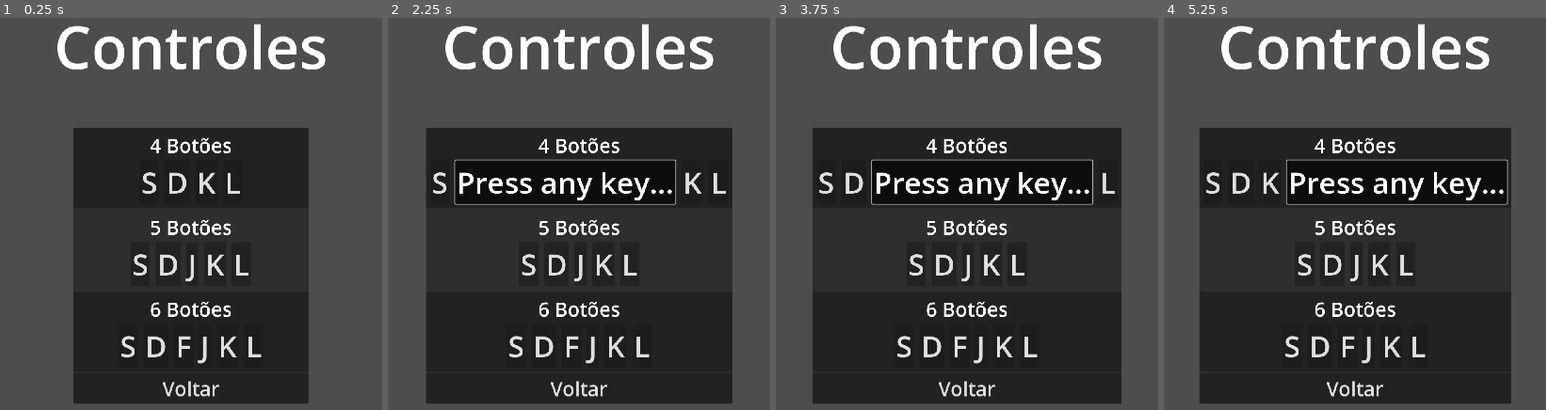
Above: before the commit, frames 1-4 (left to right).
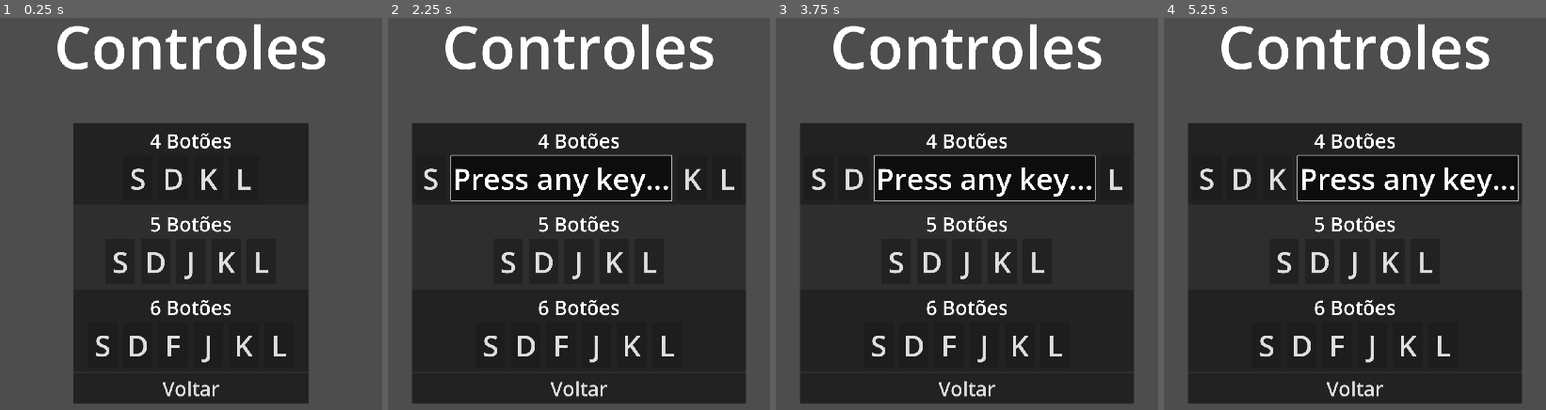
Above: after the commit, the same moments.

Repository: NothermanVEVO/June
Game: Godot game, scene res://Screens/ControlsScreen.tscn
The game is run twice, just before and just after one commit, with the same random seed, the same clock (stepped at 60 frames per second) and the same inputs. This scene is started directly instead of the project's main scene.
Inputs:
- Up to frame 1 (0.25 s): no input
- Up to frame 2 (2.25 s): click "S" at 0.5 s; click "Press any key..." at 1.25 s; click "D" at 2 s
- Up to frame 3 (3.75 s): click "Press any key..." at 2.75 s; click "K" at 3.5 s
- Up to frame 4 (5.25 s): click "Press any key..." at 4.25 s; click "L" at 5 s

The runs differ from the first frame. In frame 1, 4.6% of the frame differs, in the area x 19-81%, y 26-89%; in frame 2, 12%, in the area x 6-94%, y 26-99%; in frame 3, 12%; in frame 4, 11%.

Commit message:
2025/09/16 - 004
- Improved the Control Screen.

Diff:
--- a/june/Editor/Editor Composer.tscn
+++ b/june/Editor/Editor Composer.tscn
@@ -42,6 +42,7 @@
 
 [node name="File" type="PopupMenu" parent="MenuBar/MenuBar"]
 title = "File"
+size = Vector2i(100, 143)
 item_count = 5
 item_0/text = "New file"
 item_0/id = 0
--- a/june/Screens/ControlsScreen.gd
+++ b/june/Screens/ControlsScreen.gd
@@ -26,25 +26,25 @@
 	var dict := Global.get_settings_dictionary()
 
 	## 4 KEYS
-	first_four_keys_button.text = OS.get_keycode_string(dict[first_four_keys_button.name])
-	second_four_keys_button.text = OS.get_keycode_string(dict[second_four_keys_button.name])
-	third_four_keys_button.text = OS.get_keycode_string(dict[third_four_keys_button.name])
-	fourth_four_keys_button.text = OS.get_keycode_string(dict[fourth_four_keys_button.name])
+	first_four_keys_button.text = char(dict[first_four_keys_button.name])
+	second_four_keys_button.text = char(dict[second_four_keys_button.name])
+	third_four_keys_button.text = char(dict[third_four_keys_button.name])
+	fourth_four_keys_button.text = char(dict[fourth_four_keys_button.name])
 
 	## 5 KEYS
-	first_five_keys_button.text = OS.get_keycode_string(dict[first_five_keys_button.name])
-	second_five_keys_button.text = OS.get_keycode_string(dict[second_five_keys_button.name])
-	third_five_keys_button.text = OS.get_keycode_string(dict[third_five_keys_button.name])
-	fourth_five_keys_button.text = OS.get_keycode_string(dict[fourth_five_keys_button.name])
-	fifth_five_keys_button.text = OS.get_keycode_string(dict[fifth_five_keys_button.name])
+	first_five_keys_button.text = char(dict[first_five_keys_button.name])
+	second_five_keys_button.text = char(dict[second_five_keys_button.name])
+	third_five_keys_button.text = char(dict[third_five_keys_button.name])
+	fourth_five_keys_button.text = char(dict[fourth_five_keys_button.name])
+	fifth_five_keys_button.text = char(dict[fifth_five_keys_button.name])
 
 	## 6 KEYS
-	first_six_keys_button.text = OS.get_keycode_string(dict[first_six_keys_button.name])
-	second_six_keys_button.text = OS.get_keycode_string(dict[second_six_keys_button.name])
-	third_six_keys_button.text = OS.get_keycode_string(dict[third_six_keys_button.name])
-	fourth_six_keys_button.text = OS.get_keycode_string(dict[fourth_six_keys_button.name])
-	fifth_six_keys_button.text = OS.get_keycode_string(dict[fifth_six_keys_button.name])
-	sixth_six_keys_button.text = OS.get_keycode_string(dict[sixth_six_keys_button.name])
+	first_six_keys_button.text = char(dict[first_six_keys_button.name])
+	second_six_keys_button.text = char(dict[second_six_keys_button.name])
+	third_six_keys_button.text = char(dict[third_six_keys_button.name])
+	fourth_six_keys_button.text = char(dict[fourth_six_keys_button.name])
+	fifth_six_keys_button.text = char(dict[fifth_six_keys_button.name])
+	sixth_six_keys_button.text = char(dict[sixth_six_keys_button.name])
 
 func _on_return_pressed() -> void:
 	get_tree().change_scene_to_packed(Global._SETTING_SCREEN_SCENE)
@@ -74,7 +74,7 @@
 		#set_process_unhandled_key_input(true)
 	else:
 		var dict := Global.get_settings_dictionary()
-		button_toggled.text = OS.get_keycode_string(dict[button_toggled.name])
+		button_toggled.text = char(dict[button_toggled.name])
 		_button_toggled_on.release_focus()
 		_button_toggled_on = null
 
--- a/june/Screens/ControlsScreen.tscn
+++ b/june/Screens/ControlsScreen.tscn
@@ -81,28 +81,28 @@
 theme_override_constants/separation = 15
 
 [node name="1_4k" type="Button" parent="MarginContainer/PanelContainer/VBoxContainer/4/4 Buttons/VBoxContainer/HBoxContainer"]
-layout_mode = 2
-theme_override_font_sizes/font_size = 75
-toggle_mode = true
-text = "X"
+custom_minimum_size = Vector2(75, 115)
+layout_mode = 2
+theme_override_font_sizes/font_size = 75
+toggle_mode = true
 
 [node name="2_4k" type="Button" parent="MarginContainer/PanelContainer/VBoxContainer/4/4 Buttons/VBoxContainer/HBoxContainer"]
-layout_mode = 2
-theme_override_font_sizes/font_size = 75
-toggle_mode = true
-text = "X"
+custom_minimum_size = Vector2(75, 115)
+layout_mode = 2
+theme_override_font_sizes/font_size = 75
+toggle_mode = true
 
 [node name="3_4k" type="Button" parent="MarginContainer/PanelContainer/VBoxContainer/4/4 Buttons/VBoxContainer/HBoxContainer"]
-layout_mode = 2
-theme_override_font_sizes/font_size = 75
-toggle_mode = true
-text = "X"
+custom_minimum_size = Vector2(75, 115)
+layout_mode = 2
+theme_override_font_sizes/font_size = 75
+toggle_mode = true
 
 [node name="4_4k" type="Button" parent="MarginContainer/PanelContainer/VBoxContainer/4/4 Buttons/VBoxContainer/HBoxContainer"]
-layout_mode = 2
-theme_override_font_sizes/font_size = 75
-toggle_mode = true
-text = "X"
+custom_minimum_size = Vector2(75, 115)
+layout_mode = 2
+theme_override_font_sizes/font_size = 75
+toggle_mode = true
 
 [node name="5 Buttons" type="MarginContainer" parent="MarginContainer/PanelContainer/VBoxContainer"]
 layout_mode = 2
@@ -129,34 +129,34 @@
 theme_override_constants/separation = 15
 
 [node name="1_5k" type="Button" parent="MarginContainer/PanelContainer/VBoxContainer/5 Buttons/VBoxContainer/HBoxContainer"]
-layout_mode = 2
-theme_override_font_sizes/font_size = 75
-toggle_mode = true
-text = "X"
+custom_minimum_size = Vector2(75, 115)
+layout_mode = 2
+theme_override_font_sizes/font_size = 75
+toggle_mode = true
 
 [node name="2_5k" type="Button" parent="MarginContainer/PanelContainer/VBoxContainer/5 Buttons/VBoxContainer/HBoxContainer"]
-layout_mode = 2
-theme_override_font_sizes/font_size = 75
-toggle_mode = true
-text = "X"
+custom_minimum_size = Vector2(75, 115)
+layout_mode = 2
+theme_override_font_sizes/font_size = 75
+toggle_mode = true
 
 [node name="3_5k" type="Button" parent="MarginContainer/PanelContainer/VBoxContainer/5 Buttons/VBoxContainer/HBoxContainer"]
-layout_mode = 2
-theme_override_font_sizes/font_size = 75
-toggle_mode = true
-text = "X"
+custom_minimum_size = Vector2(75, 115)
+layout_mode = 2
+theme_override_font_sizes/font_size = 75
+toggle_mode = true
 
 [node name="4_5k" type="Button" parent="MarginContainer/PanelContainer/VBoxContainer/5 Buttons/VBoxContainer/HBoxContainer"]
-layout_mode = 2
-theme_override_font_sizes/font_size = 75
-toggle_mode = true
-text = "X"
+custom_minimum_size = Vector2(75, 115)
+layout_mode = 2
+theme_override_font_sizes/font_size = 75
+toggle_mode = true
 
 [node name="5_5k" type="Button" parent="MarginContainer/PanelContainer/VBoxContainer/5 Buttons/VBoxContainer/HBoxContainer"]
-layout_mode = 2
-theme_override_font_sizes/font_size = 75
-toggle_mode = true
-text = "X"
+custom_minimum_size = Vector2(75, 115)
+layout_mode = 2
+theme_override_font_sizes/font_size = 75
+toggle_mode = true
 
 [node name="6" type="PanelContainer" parent="MarginContainer/PanelContainer/VBoxContainer"]
 layout_mode = 2
@@ -186,40 +186,40 @@
 theme_override_constants/separation = 15
 
 [node name="1_6k" type="Button" parent="MarginContainer/PanelContainer/VBoxContainer/6/6 Buttons/VBoxContainer/HBoxContainer"]
-layout_mode = 2
-theme_override_font_sizes/font_size = 75
-toggle_mode = true
-text = "X"
+custom_minimum_size = Vector2(75, 115)
+layout_mode = 2
+theme_override_font_sizes/font_size = 75
+toggle_mode = true
 
 [node name="2_6k" type="Button" parent="MarginContainer/PanelContainer/VBoxContainer/6/6 Buttons/VBoxContainer/HBoxContainer"]
-layout_mode = 2
-theme_override_font_sizes/font_size = 75
-toggle_mode = true
-text = "X"
+custom_minimum_size = Vector2(75, 115)
+layout_mode = 2
+theme_override_font_sizes/font_size = 75
+toggle_mode = true
 
 [node name="3_6k" type="Button" parent="MarginContainer/PanelContainer/VBoxContainer/6/6 Buttons/VBoxContainer/HBoxContainer"]
-layout_mode = 2
-theme_override_font_sizes/font_size = 75
-toggle_mode = true
-text = "X"
+custom_minimum_size = Vector2(75, 115)
+layout_mode = 2
+theme_override_font_sizes/font_size = 75
+toggle_mode = true
 
 [node name="4_6k" type="Button" parent="MarginContainer/PanelContainer/VBoxContainer/6/6 Buttons/VBoxContainer/HBoxContainer"]
-layout_mode = 2
-theme_override_font_sizes/font_size = 75
-toggle_mode = true
-text = "X"
+custom_minimum_size = Vector2(75, 115)
+layout_mode = 2
+theme_override_font_sizes/font_size = 75
+toggle_mode = true
 
 [node name="5_6k" type="Button" parent="MarginContainer/PanelContainer/VBoxContainer/6/6 Buttons/VBoxContainer/HBoxContainer"]
-layout_mode = 2
-theme_override_font_sizes/font_size = 75
-toggle_mode = true
-text = "X"
+custom_minimum_size = Vector2(75, 115)
+layout_mode = 2
+theme_override_font_sizes/font_size = 75
+toggle_mode = true
 
 [node name="6_6k" type="Button" parent="MarginContainer/PanelContainer/VBoxContainer/6/6 Buttons/VBoxContainer/HBoxContainer"]
-layout_mode = 2
-theme_override_font_sizes/font_size = 75
-toggle_mode = true
-text = "X"
+custom_minimum_size = Vector2(75, 115)
+layout_mode = 2
+theme_override_font_sizes/font_size = 75
+toggle_mode = true
 
 [node name="Return" type="Button" parent="MarginContainer/PanelContainer/VBoxContainer"]
 layout_mode = 2
--- a/june/project.godot
+++ b/june/project.godot
@@ -12,7 +12,7 @@
 
 config/name="June"
 config/description="Um jogo de ritmo onde você pode criar seu próprio mapa musical."
-config/version="BETA 1.1.0"
+config/version="BETA 1.1.2"
 config/tags=PackedStringArray("rythm")
 run/main_scene="uid://drjxg7k7qdwwx"
 config/use_custom_user_dir=true
